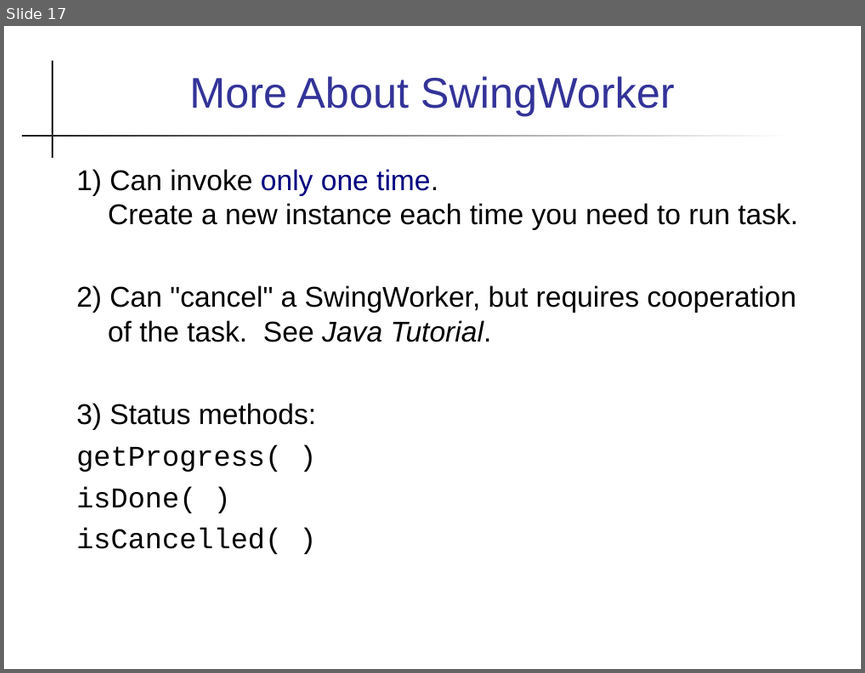
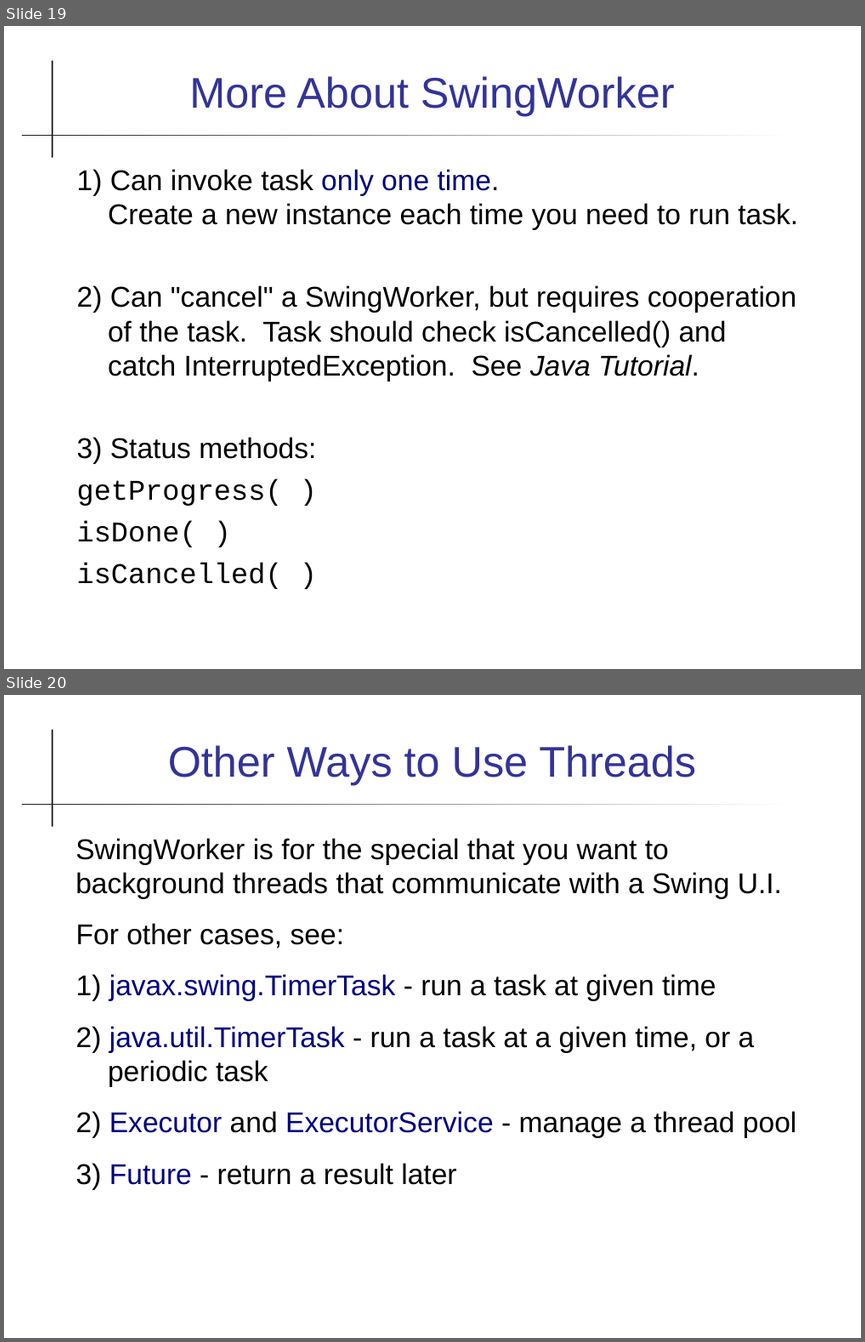
Before and after one commit to skeoop/skeoop.github.io, a slide deck: week10/Threads-in-Swing.ppt. Shown one above the other, each under a label of ours: slide 17 before the commit, slides 19 and 20 after it. The pictures are 865x673 and 865x1342 pixels, drawn with LibreOffice and Linux fonts; fonts in the diff are those of the drawing. Boxes give left, top, right and bottom in pixels: in the first picture for what was removed or moved away, otherwise in the second. Text is boxed around its words. In the diff, an @@ line names an element or a change of style, - is before the commit and + after.

```diff
--- a/week10/Threads-in-Swing.ppt
+++ b/week10/Threads-in-Swing.ppt
@@ slide 20 added at (4, 695, 861, 1338), background #FFFFFF; not listed: 2 template elements that a slide beside it also shows @@
@@ title added at (168, 745, 696, 785), 36 pt, text #333399 @@
+Other Ways to Use Threads
@@ text added at (75, 838, 796, 1190), 24 pt, text #000000 @@
+SwingWorker is for the special that you want to background threads that communicate with a Swing U.I.
+For other cases, see:
+1) javax.swing.TimerTask - run a task at given time
+2) java.util.TimerTask - run a task at a given time, or a periodic task
+2) Executor and ExecutorService - manage a thread pool
+3) Future - return a result later
@@ what was slide 17 is now slide 19 @@
@@ slide 19 changed as well @@
@@ text at (77, 169, 798, 381): text changed @@
-1) Can invoke only one time.
-Create a new instance each time you need to run task.
-2) Can "cancel" a SwingWorker, but requires cooperation of the task. See Java Tutorial.
+1) Can invoke task only one time.
+Create a new instance each time you need to run task.
+2) Can "cancel" a SwingWorker, but requires cooperation of the task. Task should check isCancelled() and catch InterruptedException. See Java Tutorial.
```
Also in this commit, not shown: 9 other slides changed, 2 other slides added, 17 other files.
